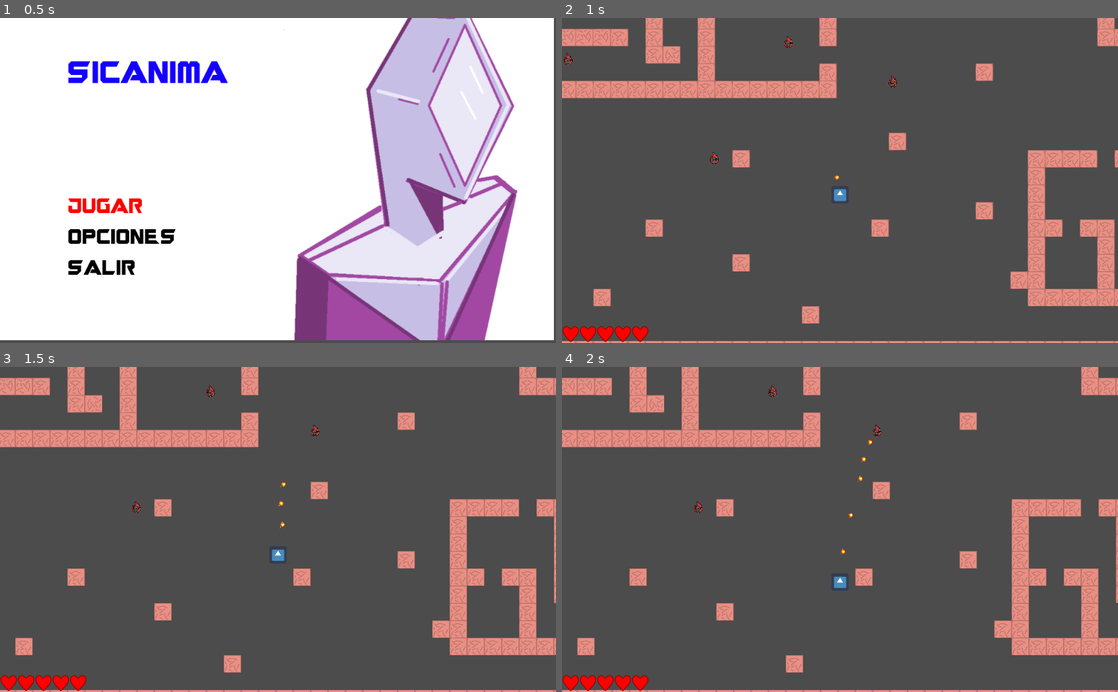
Above: before the commit, frames 1-4 (two rows, left to right).
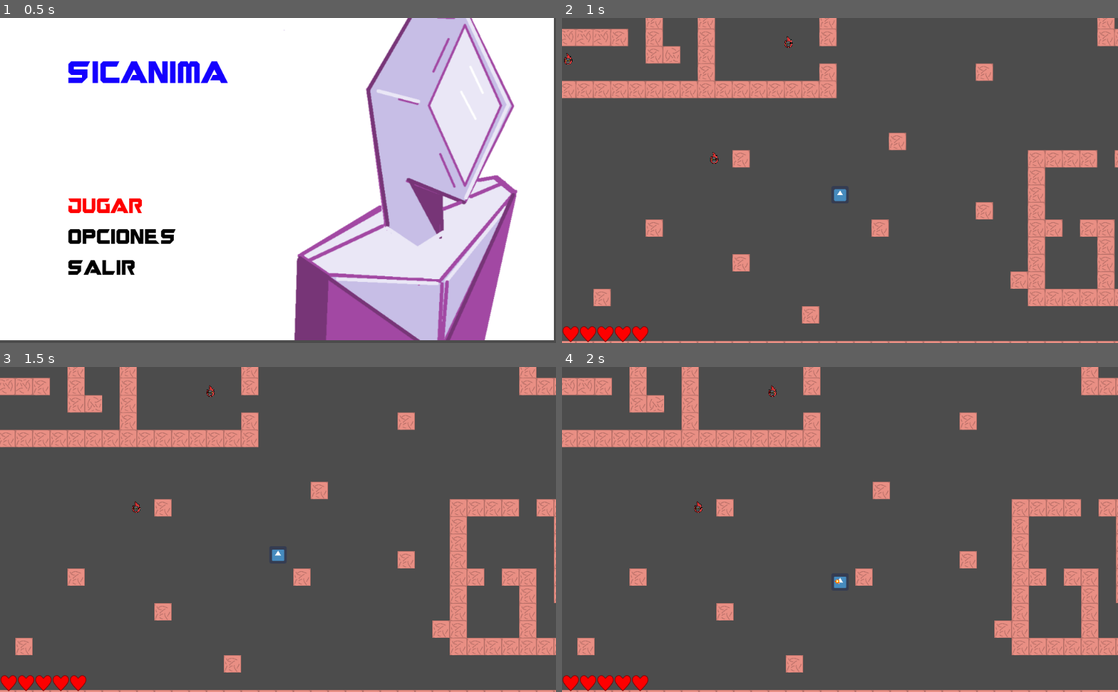
Above: after the commit, the same moments.

Repository: felipe-canales/LVAGames
Game: Godot game, scene res://nodos/MainMenu.tscn
Same seed, same stepped clock (60 frames per second), same inputs: the game is played once before the commit and once after it. The engine's default icon, where the game draws it, is replaced by a stand-in: a white triangle on a blue panel in a dark square.
Inputs:
- Up to frame 1 (0.5 s): no input
- Up to frame 2 (1 s): tap Enter (enter) at 0.5, 0.6 s; hold D (player_right) from 0.53 s (still down)
- Up to frame 3 (1.5 s): release D (player_right) at 1.28 s; hold S (player_down) from 1.28 s (still down); tap Enter (enter) at 1.35 s
- Up to frame 4 (2 s): keep holding S (player_down)

Frame 1 is identical in both runs. In frame 2, less than 0.1% of the frame differs, in the area x 48-61%, y 17-50%; in frame 3, less than 0.1%; in frame 4, less than 0.1%, in the area x 49-58%, y 17-67%.

Commit message:
arreglando error de bullets

Diff:
--- /dev/null
+++ b/Bullets.gd
@@ -0,0 +1,17 @@
+extends Node2D
+
+
+# Declare member variables here. Examples:
+# var a = 2
+# var b = "text"
+
+
+# Called when the node enters the scene tree for the first time.
+func _ready():
+	pass # Replace with function body.
+
+
+# Called every frame. 'delta' is the elapsed time since the previous frame.
+func _process(delta):
+
+	queue_free()
--- a/VBoxContainer.gd
+++ b/VBoxContainer.gd
@@ -68,5 +68,8 @@
 
 			salir:
 
+				var bullets = get_tree().get_nodes_in_group("Bullets")
+				for bull in bullets:
+					bull.queue_free()
 				get_tree().paused = false
 				get_tree().change_scene(escena_inicio)
--- a/level_test.tscn
+++ b/level_test.tscn
@@ -19,11 +19,17 @@
 limit_right = 1604
 limit_bottom = 772
 
-[node name="Bullets" type="Node2D" parent="Player"]
-z_as_relative = false
-
 [node name="Gun" parent="Player" instance=ExtResource( 4 )]
 position = Vector2( -4.2741, -0.301998 )
+
+[node name="Bullets" type="Node2D" parent="Player/Gun" groups=[
+"Bull",
+]]
+position = Vector2( 4.59424, 0.266632 )
+scale = Vector2( 1.0749, 0.882877 )
+__meta__ = {
+"_edit_group_": true
+}
 
 [node name="TileMap" type="TileMap" parent="."]
 position = Vector2( -200, -112 )
@@ -49,9 +55,6 @@
 [node name="Enemy4" parent="Enemy_Group" instance=ExtResource( 2 )]
 position = Vector2( 259.508, 93.155 )
 
-[node name="Enemy2" parent="Enemy_Group" instance=ExtResource( 2 )]
-position = Vector2( 807.802, 289.457 )
-
 [node name="Enemy" parent="Enemy_Group" instance=ExtResource( 2 )]
 position = Vector2( 416.406, 119.514 )
 
--- a/nodos/Enemy.gd
+++ b/nodos/Enemy.gd
@@ -14,7 +14,6 @@
 
 # Por definir segun la agrupacion de nodos
 onready var player = get_parent().get_parent().get_node("Player")
-
 
 var movcont_x = 0
 var movcont_y = 0
--- a/nodos/Enemy.tscn
+++ b/nodos/Enemy.tscn
@@ -8,7 +8,7 @@
 height = 38.6711
 
 [sub_resource type="CapsuleShape2D" id=2]
-radius = 95.0
+radius = 53.1725
 
 [node name="Enemy" type="KinematicBody2D" groups=[
 "Enemy",
--- a/nodos/Gun.gd
+++ b/nodos/Gun.gd
@@ -57,6 +57,7 @@
 				bullet_inst.rotation = rotation
 				bullet_cooldown_counter = 0
 				get_tree().get_root().add_child(bullet_inst)
+
 				bullet_fire = true
 
 	if bullet_fire:
--- a/nodos/Proyectil.gd
+++ b/nodos/Proyectil.gd
@@ -12,7 +12,11 @@
 
 	position += velocity * delta
 
+
+
+
 func _on_Proyectil_body_entered(body):
+
 
 	match body.get_class():
 		"TileMap":
--- a/nodos/Proyectil.tscn
+++ b/nodos/Proyectil.tscn
@@ -9,7 +9,7 @@
 [node name="Proyectil" type="Area2D" groups=[
 "Bullets",
 ]]
-position = Vector2( 18.7309, 0.681122 )
+position = Vector2( 0.033268, -0.165273 )
 script = ExtResource( 2 )
 __meta__ = {
 "_edit_group_": true
Not shown, added: Assets/Assets_SVG/fuente.svg.import
Not shown, added: Assets/Assets_SVG/pared_1.svg.import
Not shown, added: Assets/Assets_SVG/pared_2.svg.import
Not shown, added: Assets/Assets_SVG/puerta_1.svg.import
Not shown, added: Assets/Assets_SVG/puerta_2.svg.import
Not shown, added: Assets/Assets_SVG/ventana_1.svg.import
Not shown, added: Assets/Assets_SVG/ventana_2.svg.import
Not shown, added: Assets/Bocetos/Puerta_2.png.import
Not shown, added: Assets/Bocetos/boceto_frontera.jpg.import
